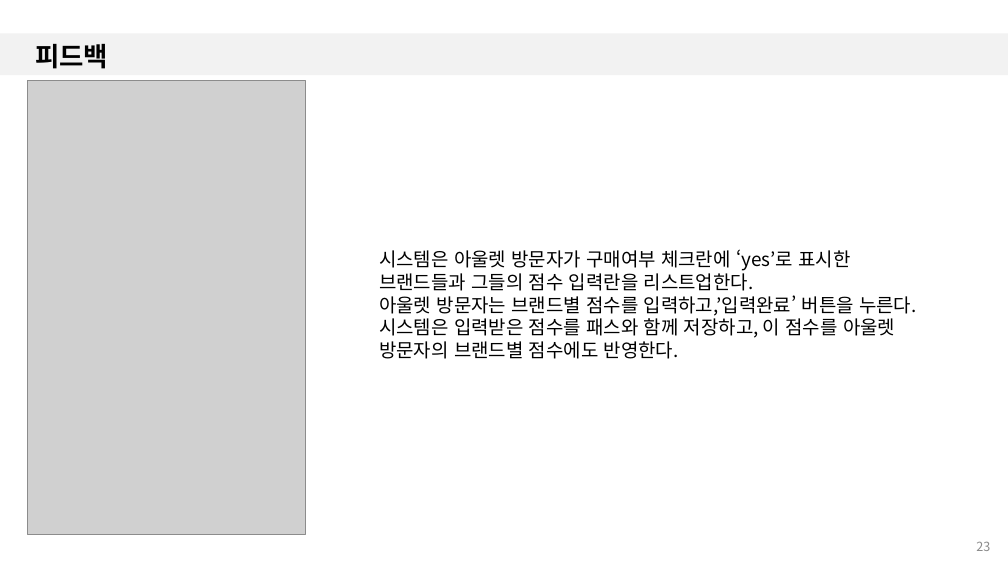
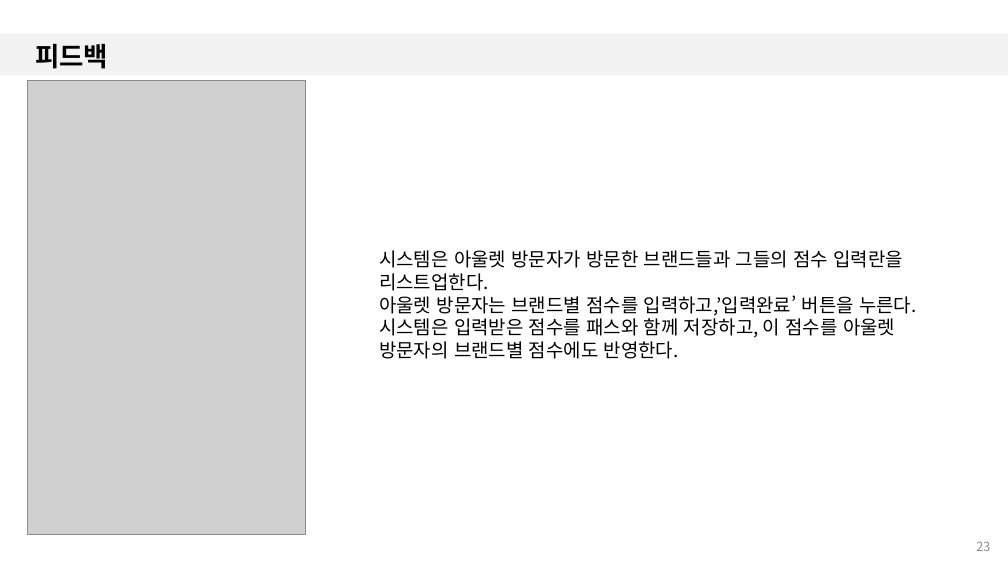
Before and after one commit to majung2/pumasi, a slide deck: slide 23 of 최종 산출물/5조_SRS_Final.pptx. Drawn at 1008x567 pixels with LibreOffice and Linux fonts; fonts in the diff are those of the drawing; grey boxes stand for pictures; background and template pictures are left out. Boxes give left, top, right and bottom in pixels: in the first picture for what was removed or moved away, otherwise in the second. Text is boxed around its words. In the diff, an @@ line names an element or a change of style, - is before the commit and + after.

Commit message:
documentation

```diff
--- a/최종 산출물/5조_SRS_Final.pptx
+++ b/최종 산출물/5조_SRS_Final.pptx
@@ text at bbox=[379, 250, 904, 291]: text changed @@
-시스템은 아울렛 방문자가 구매여부 체크란에 ‘yes’로 표시한 브랜드들과 그들의 점수 입력란을 리스트업한다.
+시스템은 아울렛 방문자가 방문한 브랜드들과 그들의 점수 입력란을 리스트업한다.
```
